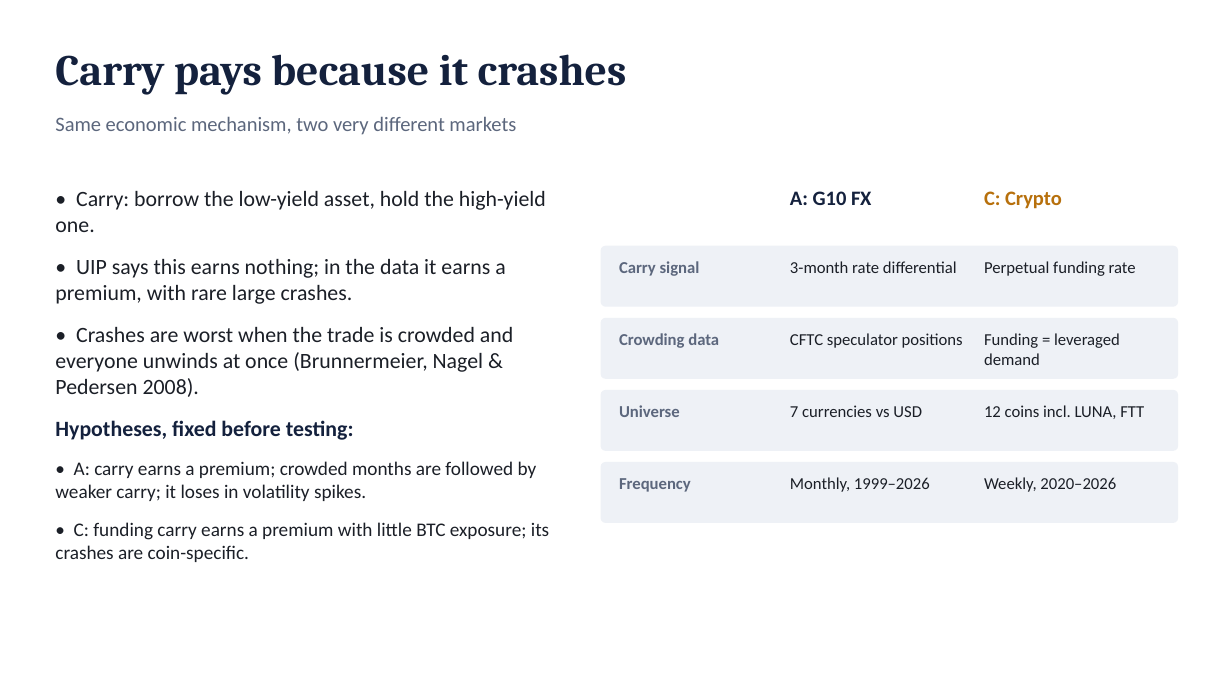
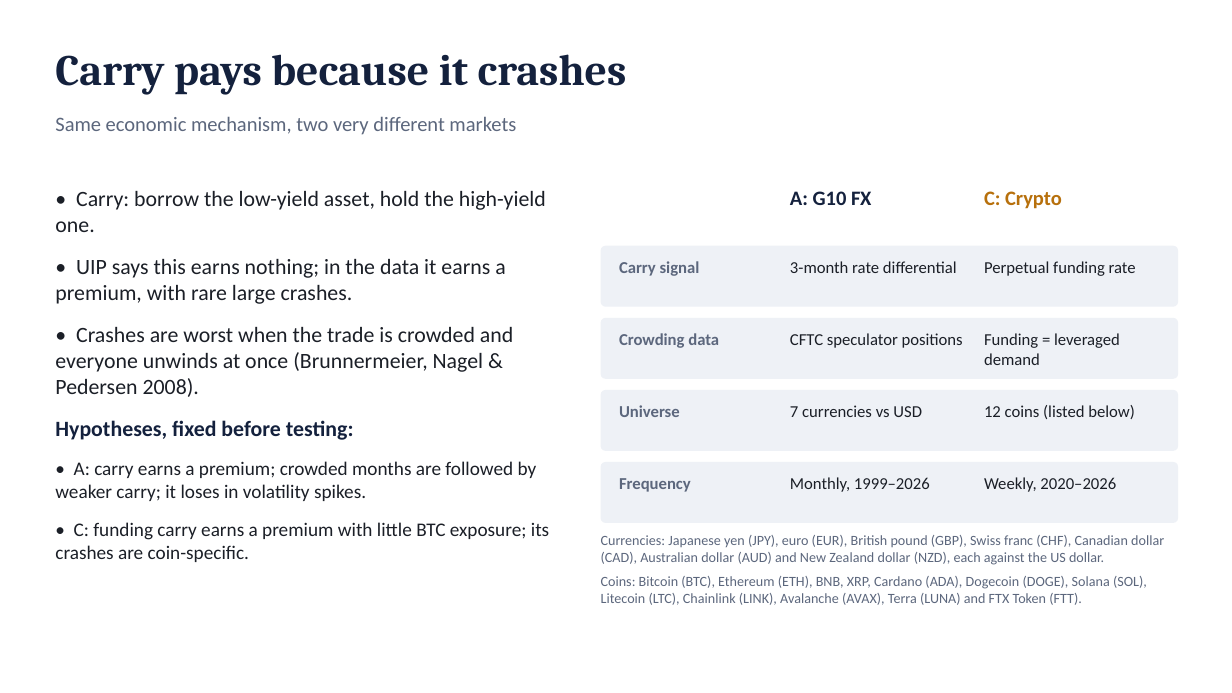
Before and after one commit to rezazamani2329/currency-crypto-carry, a slide deck: slide 2 of slides/presentation_10min.pptx. Drawn at 1232x693 pixels with LibreOffice and Linux fonts; fonts in the diff are those of the drawing. Boxes give left, top, right and bottom in pixels: in the first picture for what was removed or moved away, otherwise in the second. Text is boxed around its words. In the diff, an @@ line names an element or a change of style, - is before the commit and + after.

```diff
--- a/slides/presentation_10min.pptx
+++ b/slides/presentation_10min.pptx
@@ text at box(984, 405, 1134, 419): text changed @@
-12 coins incl. LUNA, FTT
+12 coins (listed below)
@@ text added at box(601, 535, 1164, 605), 11 pt, text #5C677D @@
+Currencies: Japanese yen (JPY), euro (EUR), British pound (GBP), Swiss franc (CHF), Canadian dollar (CAD), Australian dollar (AUD) and New Zealand dollar (NZD), each against the US dollar.
+Coins: Bitcoin (BTC), Ethereum (ETH), BNB, XRP, Cardano (ADA), Dogecoin (DOGE), Solana (SOL), Litecoin (LTC), Chainlink (LINK), Avalanche (AVAX), Terra (LUNA) and FTX Token (FTT).
```
Also in this commit, not shown: 6 other slides changed, 4 other files.
